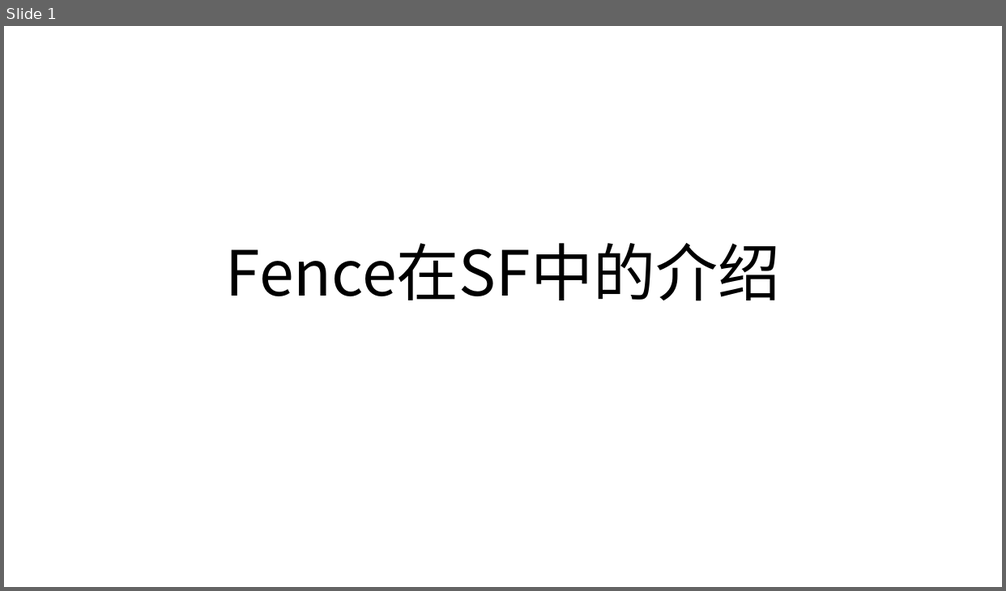
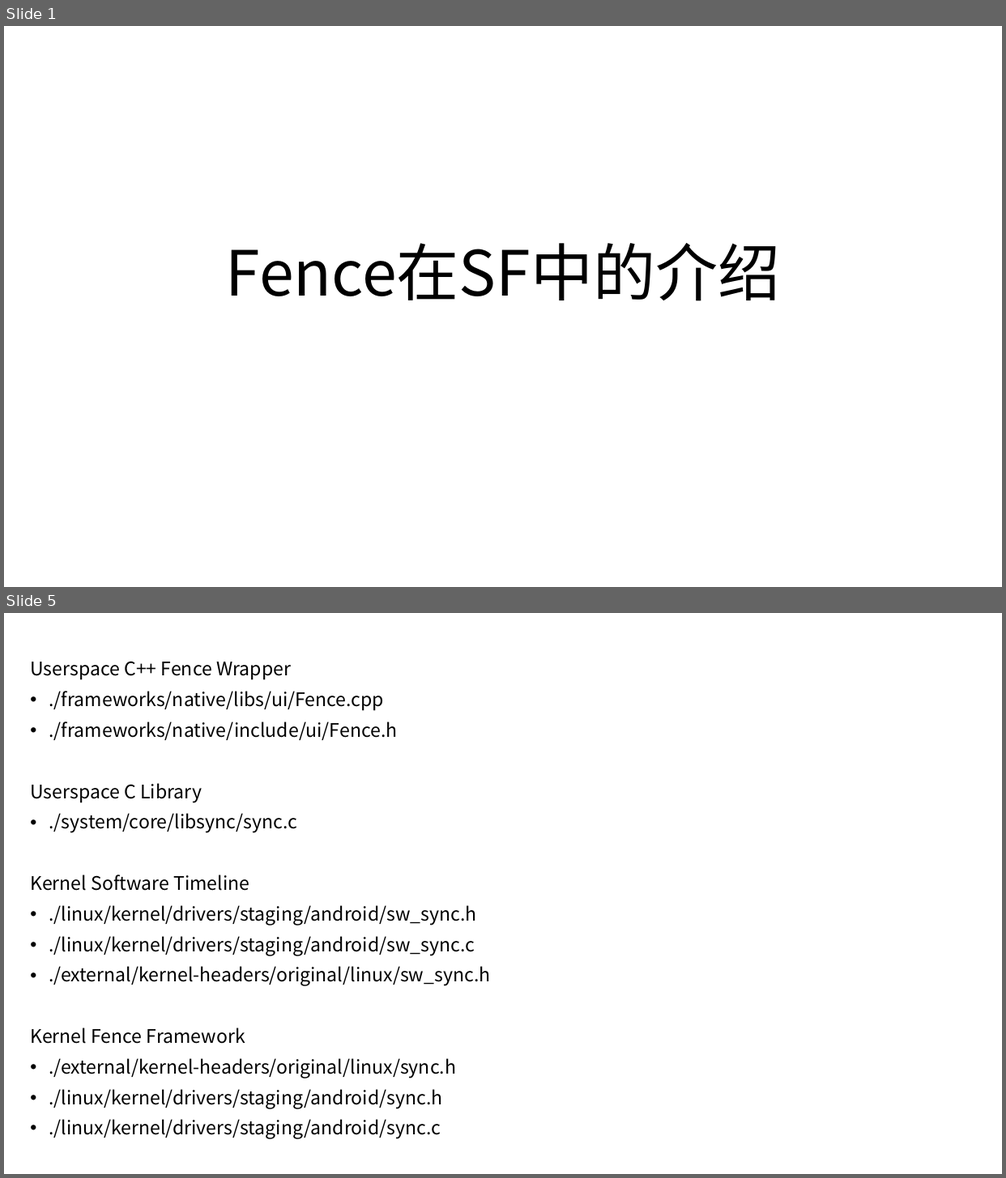
Before and after one commit to 627656505/12_203, a slide deck: fence介绍.pptx. Shown one above the other, each under a label of ours: slide 1 before the commit, slides 1 and 5 after it; the slides between them are not shown. The pictures are 1006x591 and 1006x1178 pixels, drawn with LibreOffice and Linux fonts; fonts in the diff are those of the drawing. Boxes give left, top, right and bottom in pixels: in the first picture for what was removed or moved away, otherwise in the second. Text is boxed around its words. In the diff, an @@ line names an element or a change of style, - is before the commit and + after.

Commit message:
fence2

```diff
--- a/fence介绍.pptx
+++ b/fence介绍.pptx
@@ slide 5 added at (4,613,1002,1174), background #FFFFFF @@
@@ text added at (30,661,490,1139), 18 pt, text #000000 @@
+Userspace C++ Fence Wrapper
+• ./frameworks/native/libs/ui/Fence.cpp
+• ./frameworks/native/include/ui/Fence.h
+Userspace C Library
+• ./system/core/libsync/sync.c
+Kernel Software Timeline
+• ./linux/kernel/drivers/staging/android/sw_sync.h
+• ./linux/kernel/drivers/staging/android/sw_sync.c
+• ./external/kernel-headers/original/linux/sw_sync.h
+Kernel Fence Framework
+• ./external/kernel-headers/original/linux/sync.h
+• ./linux/kernel/drivers/staging/android/sync.h
+• ./linux/kernel/drivers/staging/android/sync.c
```
Also in this commit, not shown: 3 other slides added.
